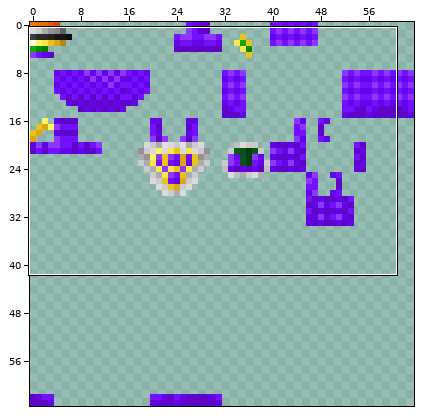
Two states of a pixel-art sprite, src/main/resources/assets/kamenridercraft/textures/armor/budou_arms.png. The first picture is a wide view before the edit; the outline marks the close-up.
Close-up. As it was:
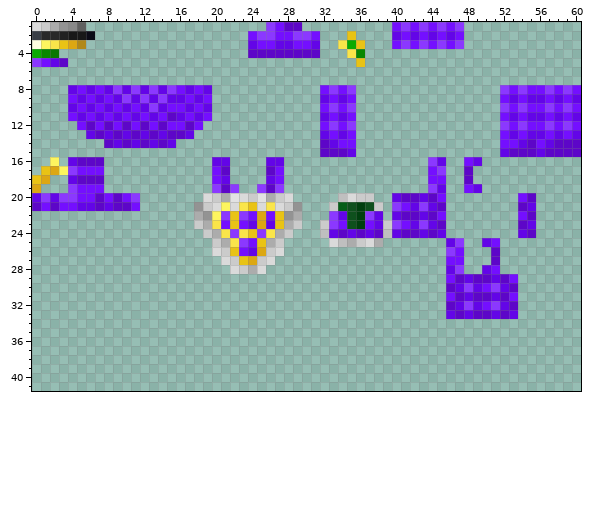
The file is 64x64 pixels. Colours within 5 levels of each other are drawn and written as one. Shown: x 0..60, y 1..41.
The result:
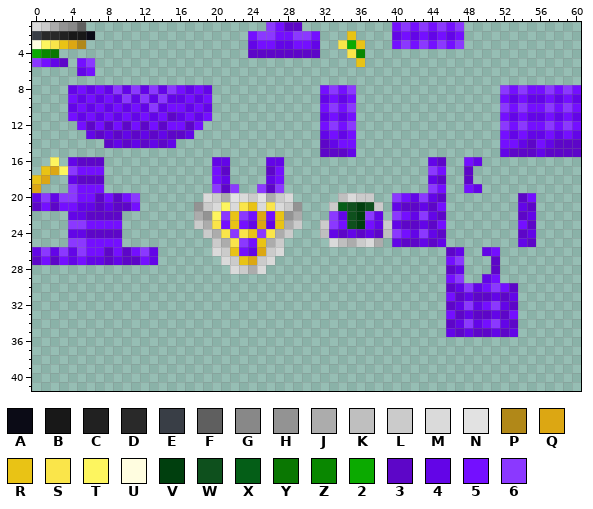
Palette (. is transparent): A #0b0b16  B #181818  C #212121  D #292929  E #393e46  F #5f5f5f  G #888888  H #939393  J #acacac  K #bfbfbf  L #cbcbcb  M #dadada  N #e2e2e2  P #b18818  Q #dca713  R #e9c315  S #fae54a  T #fdf55f  U #fffde0  V #003f0e  W #0e501d  X #045e17  Y #0a7702  Z #098700  2 #0baa00  3 #5d06c8  4 #6305e7  5 #740fff  6 #8b38ff
The exact change:
The edit adds colour 3 in row 22 at x 6 to 9; in row 24 at x 6 to 9; in row 25 at x 41 to 42, 44 and 55; in row 26 at x 8 and 10; in row 27 at x 0, 2, 8 and 10 to 11; in row 34 at x 46 and 53.
The edit adds colour 3 in row 35 at x 47, 49 to 50 and 52.
Colour 4 gives way to colour 3 in row 16 at x 45; in row 21 at x 42, 44 and 55; in row 23 at x 42, 44 and 55; in row 24 at x 45 and 54; in row 28 at x 46.
Colour 5 gives way to colour 3 in row 18 at x 45; in row 20 at x 45 and 54; in row 21 at x 41; in row 22 at x 45 and 54; in row 23 at x 41; in row 28 at x 51.
Colour 6 gives way to colour 3 in row 26 at x 46.
The edit adds colour 4 in row 6 at x 5; in row 22 at x 4 to 5; in row 24 at x 4 to 5; in row 25 at x 40, 43, 45 and 54; in row 26 at x 0, 2, 4, 13 and 50; in row 27 at x 4, 6 to 7, 9 and 13.
The edit adds colour 4 in row 34 at x 47, 49 and 52; in row 35 at x 46, 48, 51 and 53.
Colour 3 gives way to colour 4 in row 20 at x 42 and 44; in row 21 at x 54; in row 22 at x 42, 44 and 55; in row 24 at x 42, 44 and 55; in row 29 at x 50.
Colour 5 gives way to colour 4 in row 18 at x 44; in row 26 at x 47; in row 31 at x 53.
Colour 6 gives way to colour 4 in row 16 at x 44; in row 21 at x 40 and 43; in row 23 at x 40 and 43; in row 28 at x 47.
The edit adds colour 5 in row 5 at x 5; in row 6 at x 6; in row 23 at x 6 to 9; in row 25 at x 6 to 9; in row 26 at x 6 to 7, 9 and 11; in row 27 at x 1, 3, 5 and 12.
The edit adds colour 5 in row 34 at x 50.
Colour 3 gives way to colour 5 in row 20 at x 41 and 55; in row 21 at x 45; in row 22 at x 41; in row 23 at x 45 and 54; in row 24 at x 41; in row 26 at x 51.
Colour 4 gives way to colour 5 in row 19 at x 45; in row 29 at x 51; in row 30 at x 52; in row 33 at x 46 and 53.
Colour 6 gives way to colour 5 in row 17 at x 45.
The edit adds colour 6 in row 5 at x 6; in row 23 at x 4 to 5; in row 25 at x 4 to 5; in row 26 at x 1, 3, 5 and 12; in row 34 at x 48 and 51.
Colour 3 gives way to colour 6 in row 29 at x 47.
Colour 4 gives way to colour 6 in row 20 at x 40 and 43; in row 22 at x 40 and 43; in row 24 at x 40 and 43.
Colour 5 gives way to colour 6 in row 17 at x 44; in row 27 at x 47.
The edit erases colour 3 in row 29 at x 49 and 52.
The edit erases colour 4 in row 25 at x 46 and 50; in row 28 at x 50; in row 29 at x 48.
The edit erases colour 5 in row 25 at x 51; in row 29 at x 53.
The edit erases colour 6 in row 25 at x 47.
Boxes around the changes in both close-ups, in picture pixels (x1, y1, x2, y2):
added: (77, 58, 95, 76)
changed: (392, 157, 536, 337)
added: (32, 211, 158, 265)
